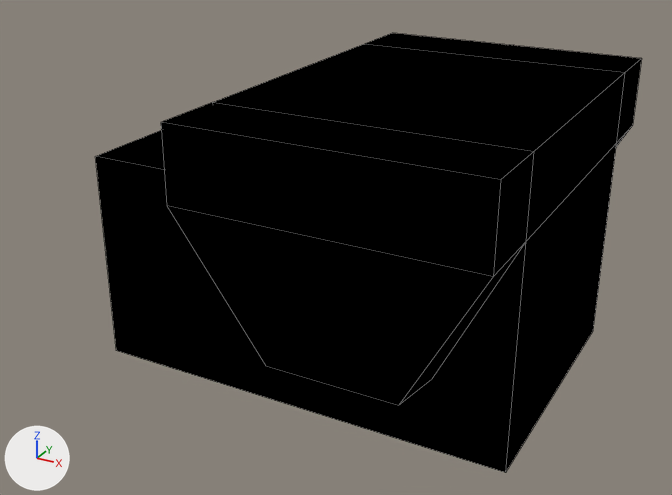
An edit to the Blender file data/morse/components/controllers/morse_platine_control.blend, drawn before and after from the same camera.
Camera for both pictures: a 50 mm lens placed at (0.0562, -0.1095, 0.0692), pointed at (-0.0023, -0.0032, 0.016). Arrows for +X, +Y and +Z are at lower left; the lights stay in place. Mesh edges are drawn as thin lines.

Script lines for the objects in view, before the commit:
```python
me_cube = bpy.data.meshes.new('Cube')
me_cube.from_pydata(...)  # a box spanning x -0.03..0.03, y -0.02..0.02, z -0.015..0.015
me_cube.materials.append(mat_black)  # black #000000
me_cube_002 = bpy.data.meshes.new('Cube.002')
me_cube_002.from_pydata(...)  # 24 vertices, 22 faces; spans x -0.02..0.02, y -0.03..0.03, z -0.025..0.005
me_cube_002.materials.append(mat_black)  # black #000000
ob_panbase = bpy.data.objects.new('PanBase', me_cube)
ob_panbase.parent = ob_platine
ob_panbase.location = (0.0, 0.0, 0.015)
ob_panbase.rotation_euler = (0.0, 0.0, 3.142)  # degrees (0, 0, 180)
ob_tiltbase = bpy.data.objects.new('TiltBase', me_cube_002)
ob_tiltbase.parent = ob_panbase
ob_tiltbase.matrix_parent_inverse = Matrix(((-1.0, 0.0, 0.0, 8.954), (0.0, -1.0, 0.0, -3.052), (0.0, 0.0, 1.0, -1.256), (0.0, 0.0, 0.0, 1.0)))
ob_tiltbase.location = (8.964, -3.052, 1.276)
ob_tiltbase.rotation_euler = (0.0, 0.0, 3.142)  # degrees (0, 0, 180)
```
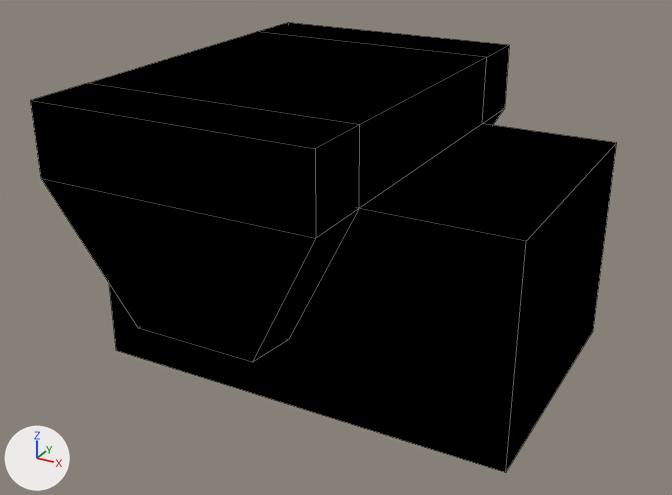
Where the newer file only moved an object's origin or applied its transform, the numbers keep the older frame.

Edits to the scene script, one JSON object a line:
```json
{"op": "set", "path": "ob_panbase.rotation_euler", "old": "(0.0, 0.0, 3.142)", "new": "(0.0, 0.0, 0.0)", "note": "degrees (0, 0, 180) -> degrees (0, 0, 0)"}
```

Where the change shows, as pixel boxes (x1, y1, x2, y2) in the pictures (672 x 495 px):
```json
{"object": "TiltBase", "change": "reshaped", "before": [161, 33, 642, 405], "after": [30, 22, 509, 362], "on screen": "9% shorter"}
{"object": "PanBase", "change": "turned", "before": [95, 131, 617, 473], "after": [109, 124, 617, 473]}
```
